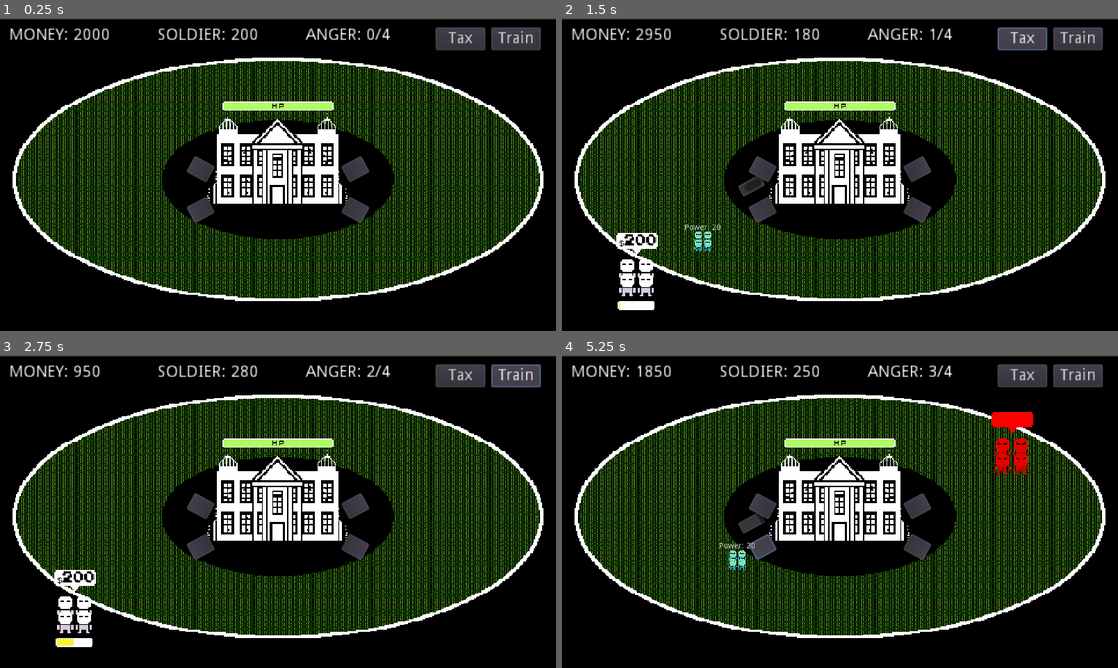
Above: before the commit, frames 1-4 (two rows, left to right).
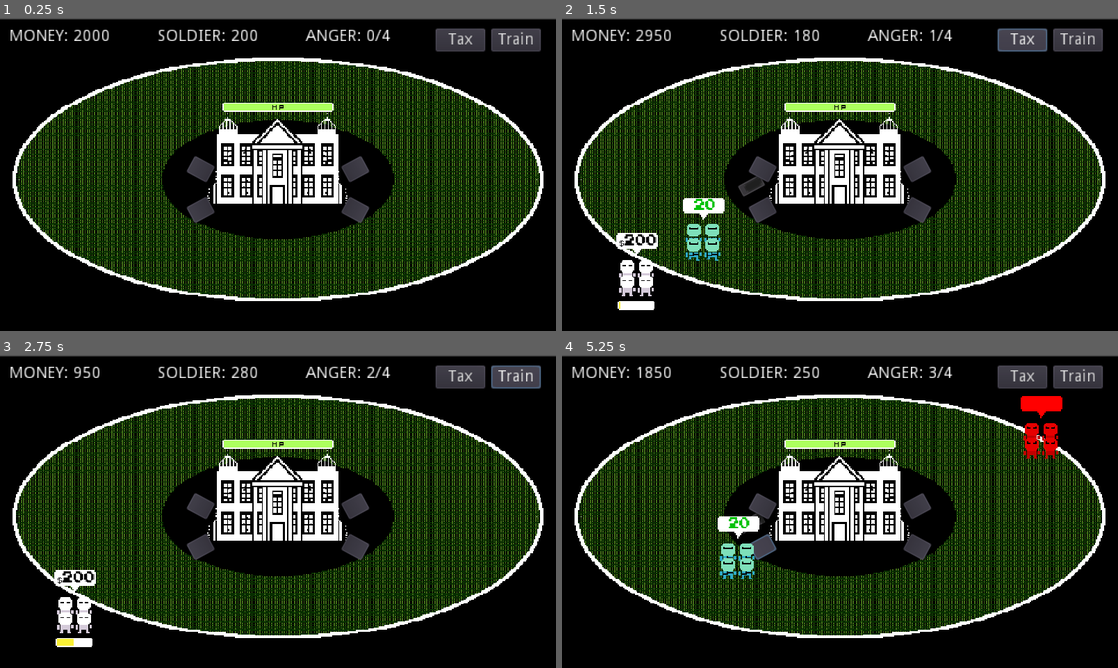
Above: after the commit, the same moments.

Repository: metalboyrick/riot-city-game
Game: Godot game, scene res://levels/level_base/level.tscn
Two runs of this game, one before a commit and one after it. Both use one fixed random seed, a clock stepped at 60 frames per second and the inputs below. This scene is started directly instead of the project's main scene.
Inputs (mouse positions are in pixels of both pictures, inside the frame that each line leads up to):
- Up to frame 1 (0.25 s): no input
- Up to frame 2 (1.5 s): click (762, 208) at 0.52 s; click "Tax" at 1.25 s
- Up to frame 3 (2.75 s): click "Train" at 2 s
- Up to frame 4 (5.25 s): click (762, 545) at 2.77 s; click "Tax" at 3.5 s; click "Train" at 4.25 s; click (762, 545) at 5.02 s

The runs differ from the first frame. In frame 1, 1.4% of the frame differs, in the area x 1-98%, y 2-30%; in frame 2, 2.4%; in frame 3, 1.5%; in frame 4, 3.9%, in the area x 1-98%, y 2-72%.

Commit message:
fixed soldier size

Diff:
--- a/actors/mob/mob.tscn
+++ b/actors/mob/mob.tscn
@@ -80,14 +80,14 @@
 [node name="Mob" type="KinematicBody2D"]
 input_pickable = true
 script = ExtResource( 1 )
-SPEED = 1.0
+SPEED = 0.1
 DEFAULT_CALM = 5.0
 
 [node name="AnimatedSprite" type="AnimatedSprite" parent="."]
 position = Vector2( 0.33371, 4.76837e-07 )
 scale = Vector2( 1, 1 )
 frames = SubResource( 7 )
-frame = 1
+frame = 3
 speed_scale = 2.0
 playing = true
 
--- a/actors/path/path.gd
+++ b/actors/path/path.gd
@@ -5,3 +5,9 @@
 
 onready var mob_spawn := get_node("MobSpawn")
 onready var soldier_spawn := get_node("SoldierSpawn")
+
+
+
+
+func _on_SafePoint_body_entered(body):
+	body.queue_free()
--- a/actors/path/path.tscn
+++ b/actors/path/path.tscn
@@ -1,8 +1,11 @@
-[gd_scene load_steps=4 format=2]
+[gd_scene load_steps=5 format=2]
 
 [ext_resource path="res://actors/soldier_spawn/soldier_spawn.tscn" type="PackedScene" id=1]
 [ext_resource path="res://actors/mob_spawn/mob_spawn.tscn" type="PackedScene" id=2]
 [ext_resource path="res://actors/path/path.gd" type="Script" id=3]
+
+[sub_resource type="CapsuleShape2D" id=1]
+radius = 8.0
 
 [node name="Path" type="Node2D"]
 script = ExtResource( 3 )
@@ -35,5 +38,13 @@
 [node name="CooldownTimer" type="Timer" parent="."]
 one_shot = true
 
+[node name="SafePoint" type="Area2D" parent="."]
+
+[node name="CollisionShape2D" type="CollisionShape2D" parent="SafePoint"]
+position = Vector2( 0, -80 )
+rotation = 1.5708
+shape = SubResource( 1 )
+
 [connection signal="pressed" from="DeployButton" to="SoldierSpawn" method="_on_DeployButton_pressed"]
 [connection signal="timeout" from="CooldownTimer" to="SoldierSpawn" method="_on_CooldownTimer_timeout"]
+[connection signal="body_entered" from="SafePoint" to="." method="_on_SafePoint_body_entered"]
--- a/actors/soldier/soldier.gd
+++ b/actors/soldier/soldier.gd
@@ -5,7 +5,7 @@
 var power: int = 0
 var direction : Vector2 = Vector2.ZERO
 
-onready var n_power_label := get_node("PowerLabel")
+onready var n_power_label := get_node("MoneyBubble/PowerLabel")
 
 signal s_clash(mob_id, power_difference, mob_is_angry)
 
@@ -18,7 +18,7 @@
 
 # Called when the node enters the scene tree for the first time.
 func _ready():
-	n_power_label.text = "Power: " + str(power)
+	n_power_label.text = str(power)
 
 func _physics_process(delta):
 	var collision  = move_and_collide(direction * SPEED)
--- a/actors/soldier/soldier.tscn
+++ b/actors/soldier/soldier.tscn
@@ -1,7 +1,9 @@
-[gd_scene load_steps=11 format=2]
+[gd_scene load_steps=14 format=2]
 
 [ext_resource path="res://actors/soldier/soldier.gd" type="Script" id=1]
 [ext_resource path="res://assets/army/army-walk-v2.png" type="Texture" id=2]
+[ext_resource path="res://assets/static/bubble/money_bubble_frame_white.png" type="Texture" id=3]
+[ext_resource path="res://assets/fonts/ARCADECLASSIC.TTF" type="DynamicFontData" id=4]
 
 [sub_resource type="AtlasTexture" id=1]
 atlas = ExtResource( 2 )
@@ -36,15 +38,18 @@
 } ]
 
 [sub_resource type="RectangleShape2D" id=8]
-extents = Vector2( 8, 8 )
+extents = Vector2( 16, 16 )
+
+[sub_resource type="DynamicFont" id=9]
+size = 14
+font_data = ExtResource( 4 )
 
 [node name="Soldier" type="KinematicBody2D"]
 script = ExtResource( 1 )
 SPEED = 0.75
 
 [node name="AnimatedSprite" type="AnimatedSprite" parent="."]
-position = Vector2( -7.15256e-07, -0.5 )
-scale = Vector2( 0.5, 0.53125 )
+position = Vector2( -7.15256e-07, 4.76837e-07 )
 frames = SubResource( 7 )
 frame = 3
 speed_scale = 3.0
@@ -53,12 +58,24 @@
 [node name="CollisionShape2D" type="CollisionShape2D" parent="."]
 shape = SubResource( 8 )
 
-[node name="PowerLabel" type="Label" parent="."]
-margin_left = -16.0
-margin_top = -16.0
-margin_right = 48.0
-margin_bottom = -2.0
-rect_scale = Vector2( 0.5, 0.5 )
+[node name="MoneyBubble" type="Sprite" parent="."]
+position = Vector2( 0.833246, -29.4463 )
+scale = Vector2( 1.2, 1.47641 )
+texture = ExtResource( 3 )
+
+[node name="PowerLabel" type="Label" parent="MoneyBubble"]
+anchor_left = 0.5
+anchor_top = 0.414
+anchor_right = 0.5
+anchor_bottom = 0.414
+margin_left = -26.9082
+margin_top = -15.5986
+margin_right = -2.90816
+margin_bottom = -0.598562
+custom_fonts/font = SubResource( 9 )
+custom_colors/font_color = Color( 0, 0.760784, 0.0313726, 1 )
+text = "500"
+align = 1
 __meta__ = {
 "_edit_use_anchors_": false
 }
--- a/levels/level_base/level.tscn
+++ b/levels/level_base/level.tscn
@@ -44,6 +44,9 @@
 margin_right = 41.0
 margin_bottom = 134.0
 
+[node name="CollisionShape2D" parent="Path/SafePoint" index="0"]
+position = Vector2( -1.51382, -64.4803 )
+
 [node name="Path2" parent="." instance=ExtResource( 1 )]
 position = Vector2( 400, 216 )
 rotation = -4.21672
@@ -64,6 +67,9 @@
 margin_right = 41.0
 margin_bottom = 134.0
 
+[node name="CollisionShape2D" parent="Path2/SafePoint" index="0"]
+position = Vector2( 1.51379, -64.4803 )
+
 [node name="Path3" parent="." instance=ExtResource( 1 )]
 position = Vector2( 400, 80 )
 rotation = 1.07512
@@ -84,6 +90,9 @@
 margin_right = 41.0
 margin_bottom = 134.0
 
+[node name="CollisionShape2D" parent="Path3/SafePoint" index="0"]
+position = Vector2( -1.51373, -64.4803 )
+
 [node name="Path4" parent="." instance=ExtResource( 1 )]
 position = Vector2( 80, 80 )
 rotation = -1.07512
@@ -104,6 +113,9 @@
 margin_right = 41.0
 margin_bottom = 134.0
 
+[node name="CollisionShape2D" parent="Path4/SafePoint" index="0"]
+position = Vector2( 1.51381, -64.4803 )
+
 [node name="CentralBuilding" parent="." instance=ExtResource( 2 )]
 position = Vector2( 240, 136 )
 
@@ -111,8 +123,9 @@
 position = Vector2( 0, -8 )
 
 [node name="GUI" type="Control" parent="."]
+margin_top = 1.0
 margin_right = 40.0
-margin_bottom = 40.0
+margin_bottom = 41.0
 __meta__ = {
 "_edit_use_anchors_": false
 }
